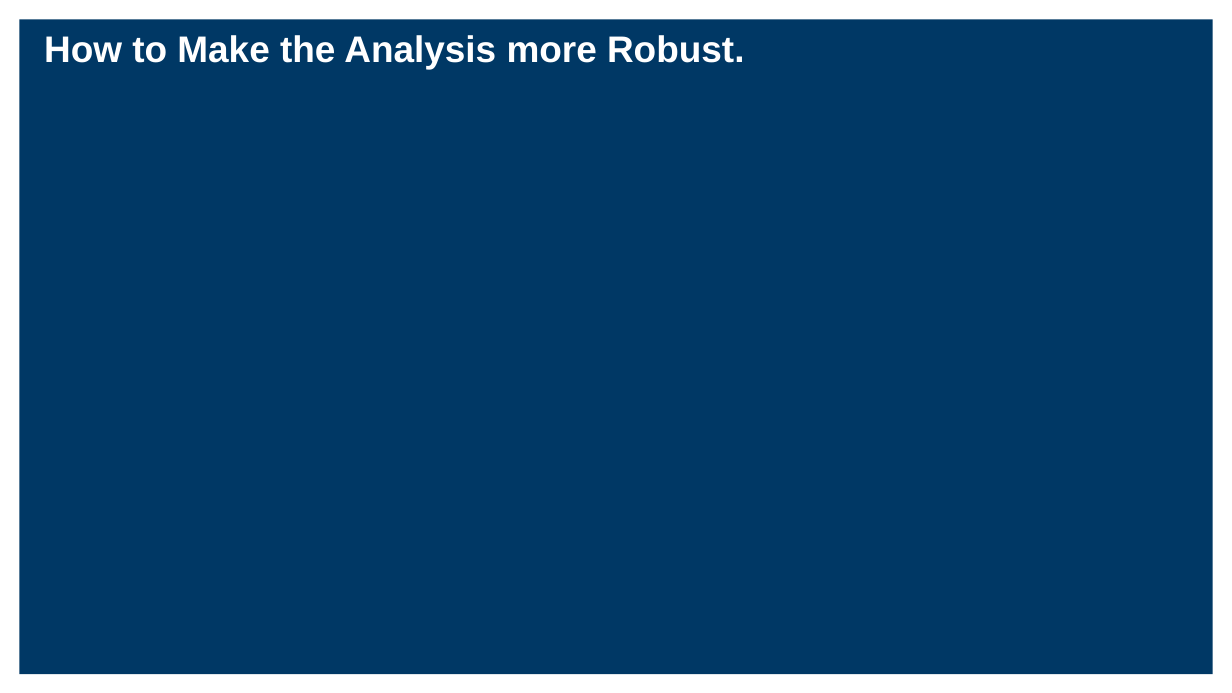
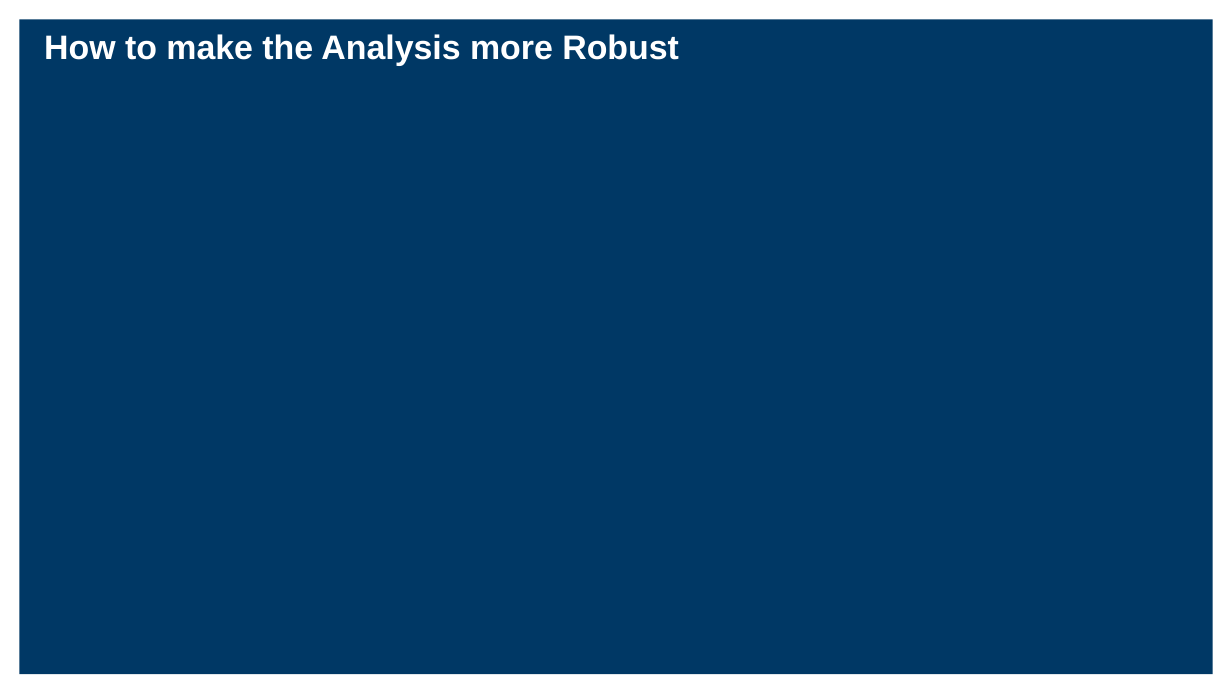
Before and after one commit to SalazarDomingo/FDA-Drug-Adverse-Effects-Analysis, a slide deck: slide 35 of FDA_DrugAdverseEffectsAnalysis.pptx (slide 32 before the commit). Drawn at 1232x693 pixels with LibreOffice and Linux fonts; fonts in the diff are those of the drawing. Boxes give left, top, right and bottom in pixels: in the first picture for what was removed or moved away, otherwise in the second. Text is boxed around its words. In the diff, an @@ line names an element or a change of style, - is before the commit and + after.

```diff
--- a/FDA_DrugAdverseEffectsAnalysis.pptx
+++ b/FDA_DrugAdverseEffectsAnalysis.pptx
@@ title at <box>44,34,679,66</box>: text changed; size 21.6 to 19.8 pt @@
-How to Make the Analysis more Robust.
+How to make the Analysis more Robust
```
Also in this commit, not shown: 14 other slides changed, 16 slides added, 13 slides removed.
